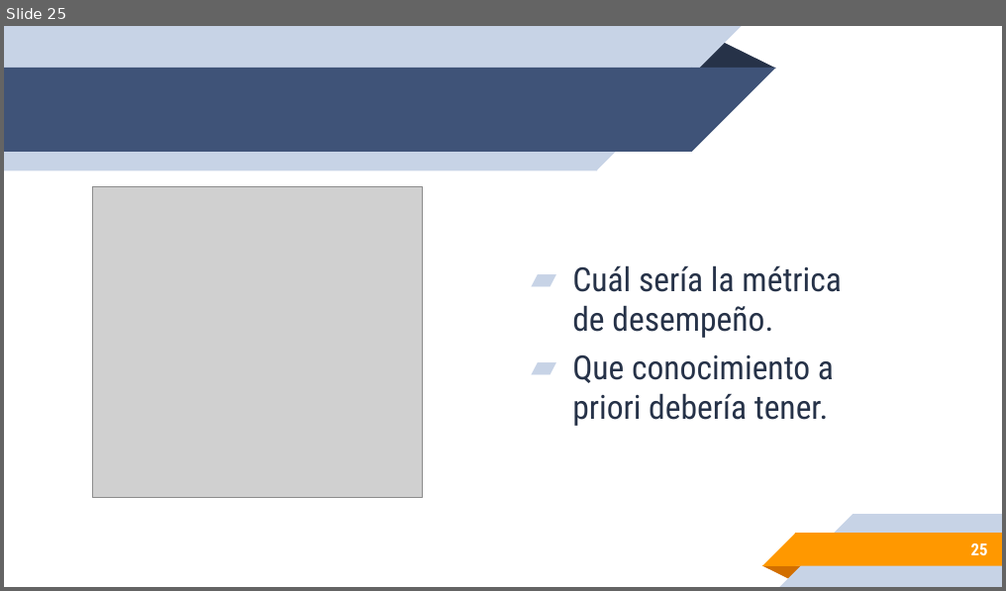
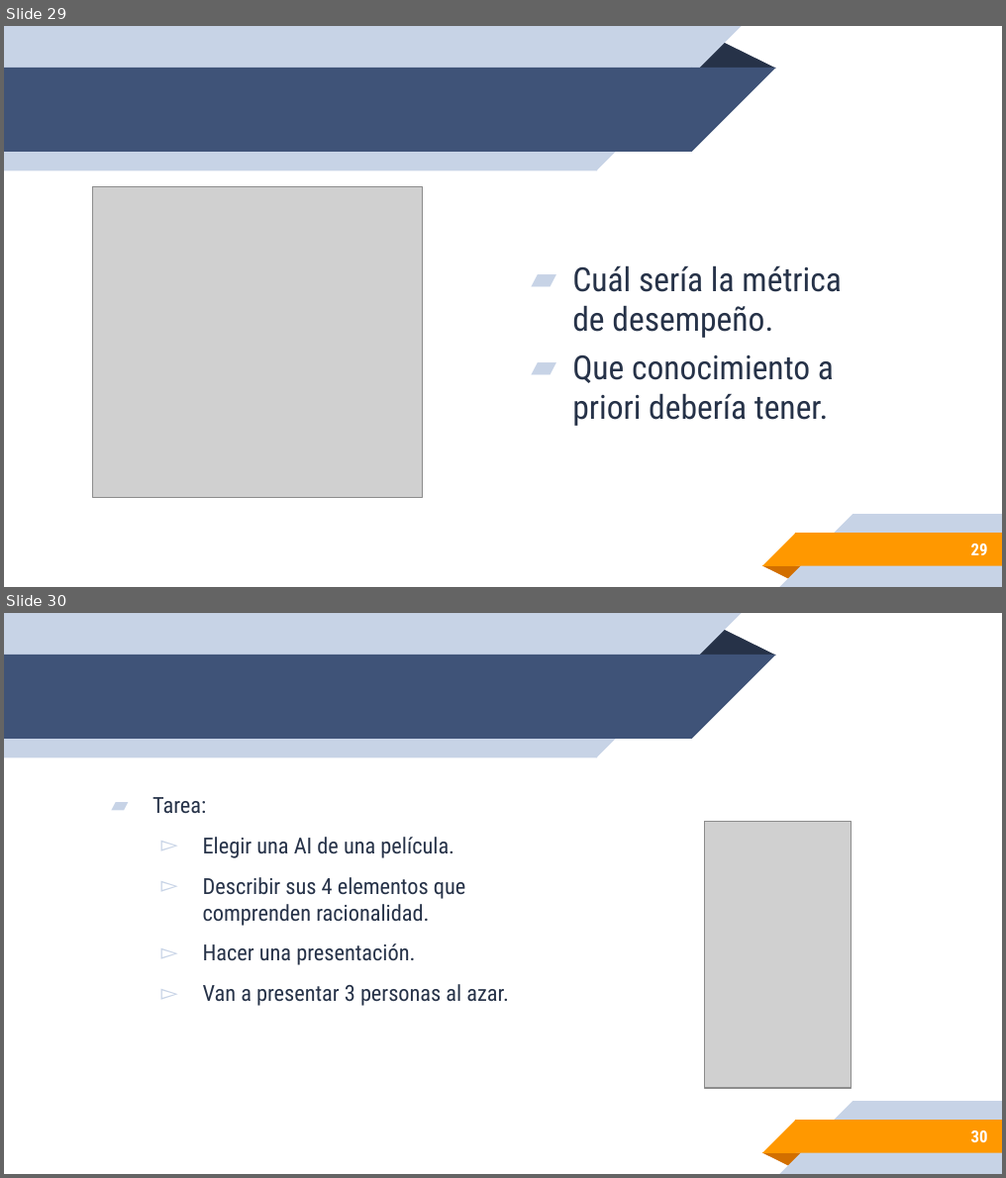
Before and after one commit to leonpalafox/aiclase, a slide deck: Slides/UPAI2019_04.pptx. Shown one above the other, each under a label of ours: slide 25 before the commit, slides 29 and 30 after it. The pictures are 1006x591 and 1006x1178 pixels, drawn with LibreOffice and Linux fonts; fonts in the diff are those of the drawing; grey boxes stand for pictures; background and template pictures are left out. Boxes give left, top, right and bottom in pixels: in the first picture for what was removed or moved away, otherwise in the second. Text is boxed around its words. In the diff, an @@ line names an element or a change of style, - is before the commit and + after.

```diff
--- a/Slides/UPAI2019_04.pptx
+++ b/Slides/UPAI2019_04.pptx
@@ slide 30 added at [4,613,1002,1174], background #FFFFFF; not listed: 10 template elements that a slide beside it also shows @@
@@ text added at [152,797,509,1006], 16 pt, text #263248 @@
+▰ Tarea:
+  ▻ Elegir una AI de una película.
+  ▻ Describir sus 4 elementos que comprenden racionalidad.
+  ▻ Hacer una presentación.
+  ▻ Van a presentar 3 personas al azar.
@@ picture added at [704,822,850,1088] @@
@@ page number added at [971,1131,988,1143], 12 pt, text #FFFFFF, bold @@
+30
@@ what was slide 25 is now slide 29 @@
@@ page number at [971,544,988,556]: text changed @@
-25
+29
```
Also in this commit, not shown: 5 other slides added, 1 slide removed, 3 other files.
